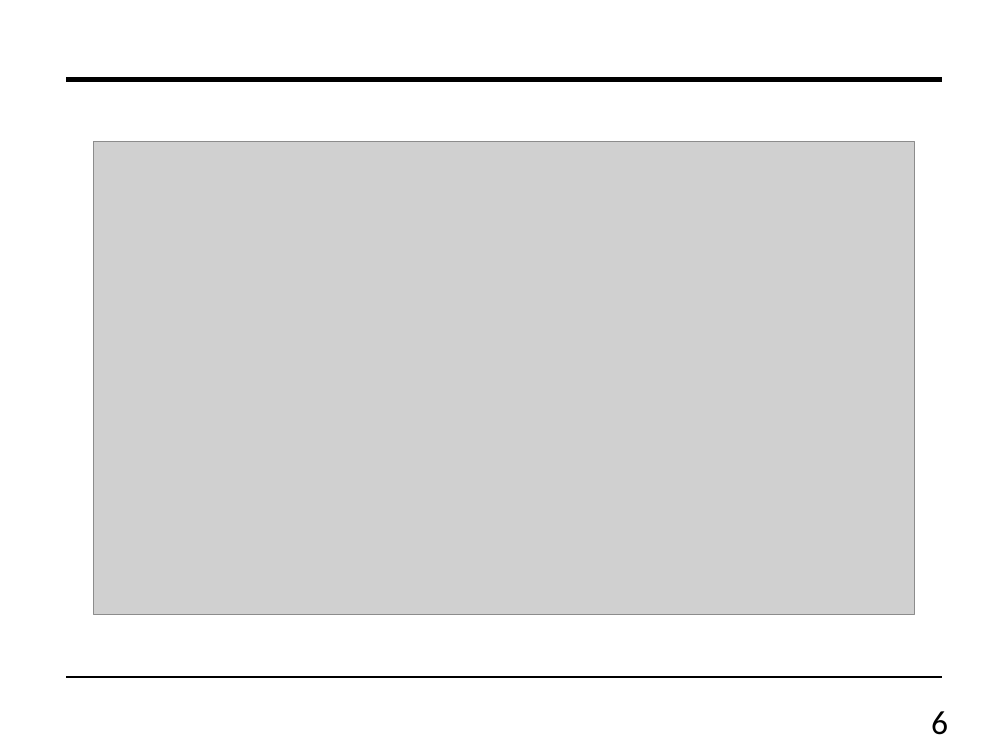
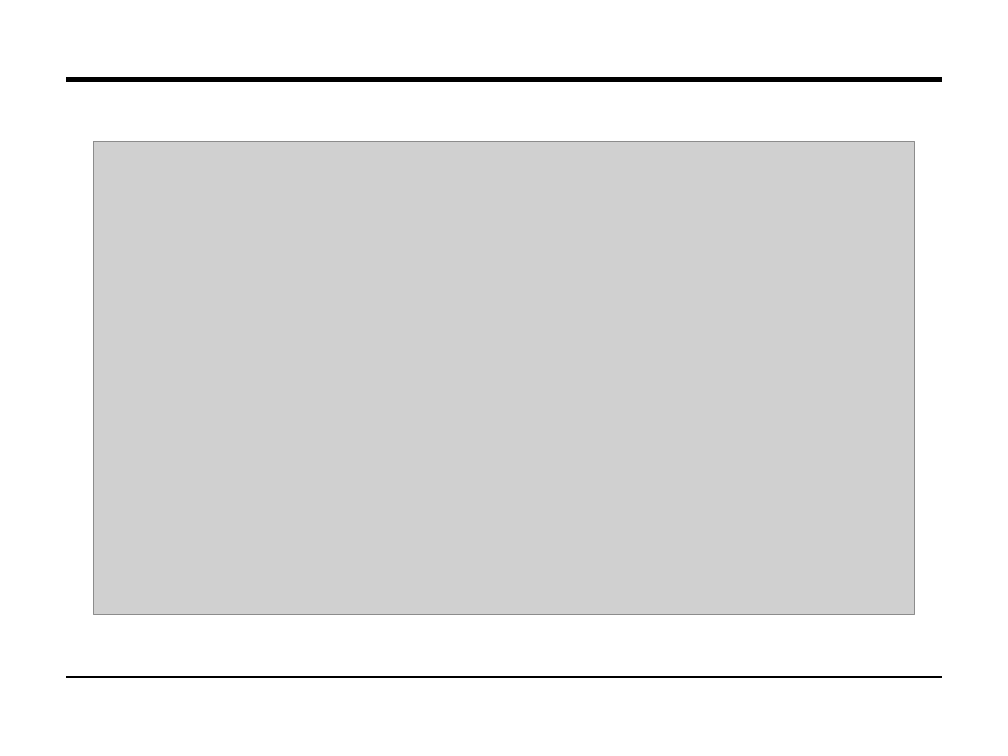
Before and after one commit to monalsutar/PPT, a slide deck: slide 8 of Basics_of_Automotive.pptx (slide 6 before the commit). Drawn at 1008x756 pixels with LibreOffice and Linux fonts; fonts in the diff are those of the drawing; grey boxes stand for pictures. Boxes give left, top, right and bottom in pixels: in the first picture for what was removed or moved away, otherwise in the second. Text is boxed around its words. In the diff, an @@ line names an element or a change of style, - is before the commit and + after.

```diff
--- a/Basics_of_Automotive.pptx
+++ b/Basics_of_Automotive.pptx
@@ page number removed at [931,711,948,735] @@
-6
```
Also in this commit, not shown: 5 other slides changed, 5 slides added, 2 slides removed, 1 other file.
